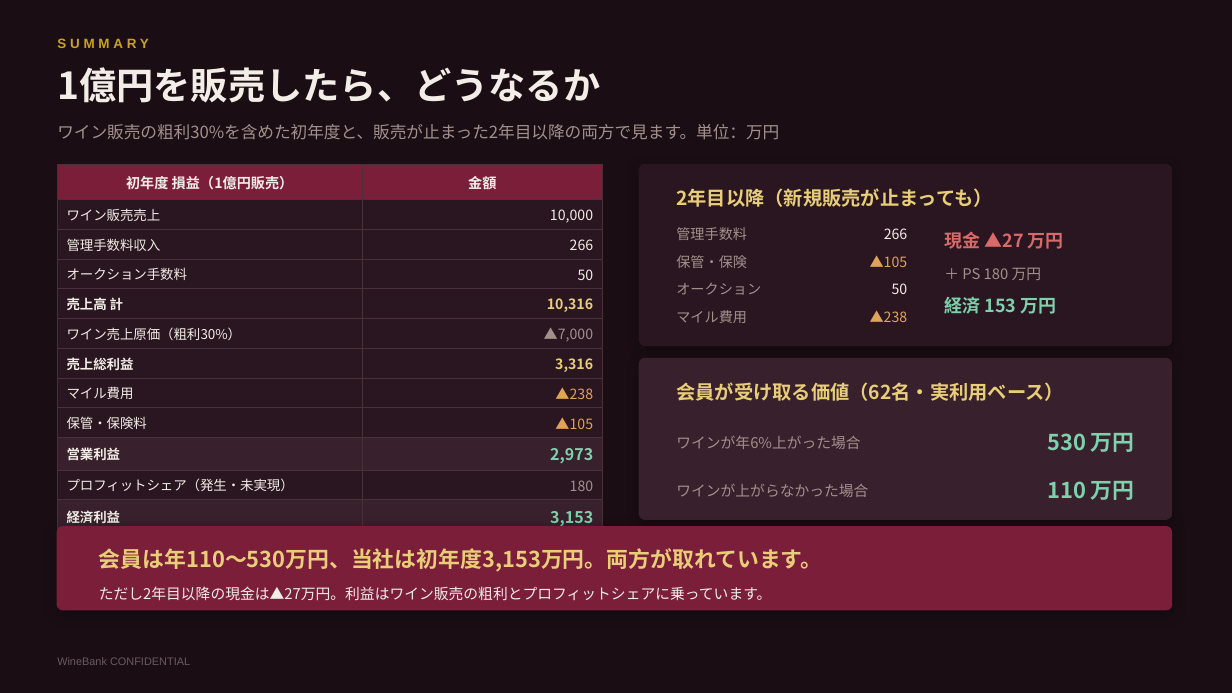
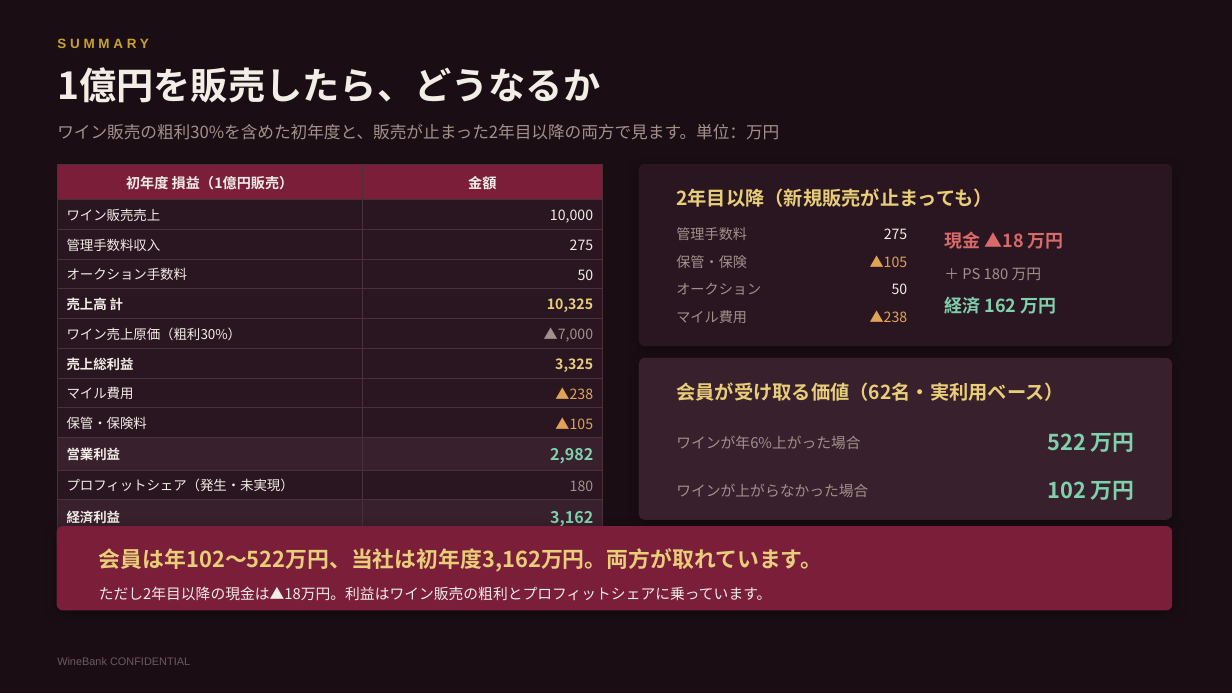
Before and after one commit to nakano-winebank/wine-auction, a slide deck: slide 3 of 提案資料/WineBank_新レートカード_3枚.pptx. Drawn at 1232x693 pixels with LibreOffice and Linux fonts; fonts in the diff are those of the drawing. Boxes give left, top, right and bottom in pixels: in the first picture for what was removed or moved away, otherwise in the second. Text is boxed around its words. In the diff, an @@ line names an element or a change of style, - is before the commit and + after.

```diff
--- a/提案資料/WineBank_新レートカード_3枚.pptx
+++ b/提案資料/WineBank_新レートカード_3枚.pptx
@@ table at <box>57,165,603,532</box> @@
-row 3, column 2: 266
+row 3, column 2: 275
-row 5, column 2: 10,316
+row 5, column 2: 10,325
-row 7, column 2: 3,316
+row 7, column 2: 3,325
-row 10, column 2: 2,973
+row 10, column 2: 2,982
-row 12, column 2: 3,153
+row 12, column 2: 3,162
@@ text at <box>884,228,908,239</box>: text changed @@
-266
+275
@@ text at <box>944,232,1064,249</box>: text changed @@
-現金 ▲27 万円
+現金 ▲18 万円
@@ text at <box>944,297,1056,314</box>: text changed @@
-経済 153 万円
+経済 162 万円
@@ text at <box>1047,433,1135,452</box>: text changed @@
-530 万円
+522 万円
@@ text at <box>1047,481,1135,500</box>: text changed @@
-110 万円
+102 万円
@@ text at <box>99,548,823,572</box>: text changed @@
-会員は年110〜530万円、当社は初年度3,153万円。両方が取れています。
+会員は年102〜522万円、当社は初年度3,162万円。両方が取れています。
@@ text at <box>99,586,772,600</box>: text changed @@
-ただし2年目以降の現金は▲27万円。利益はワイン販売の粗利とプロフィットシェアに乗っています。
+ただし2年目以降の現金は▲18万円。利益はワイン販売の粗利とプロフィットシェアに乗っています。
```
Also in this commit, not shown: 2 other slides changed, 5 other files.
